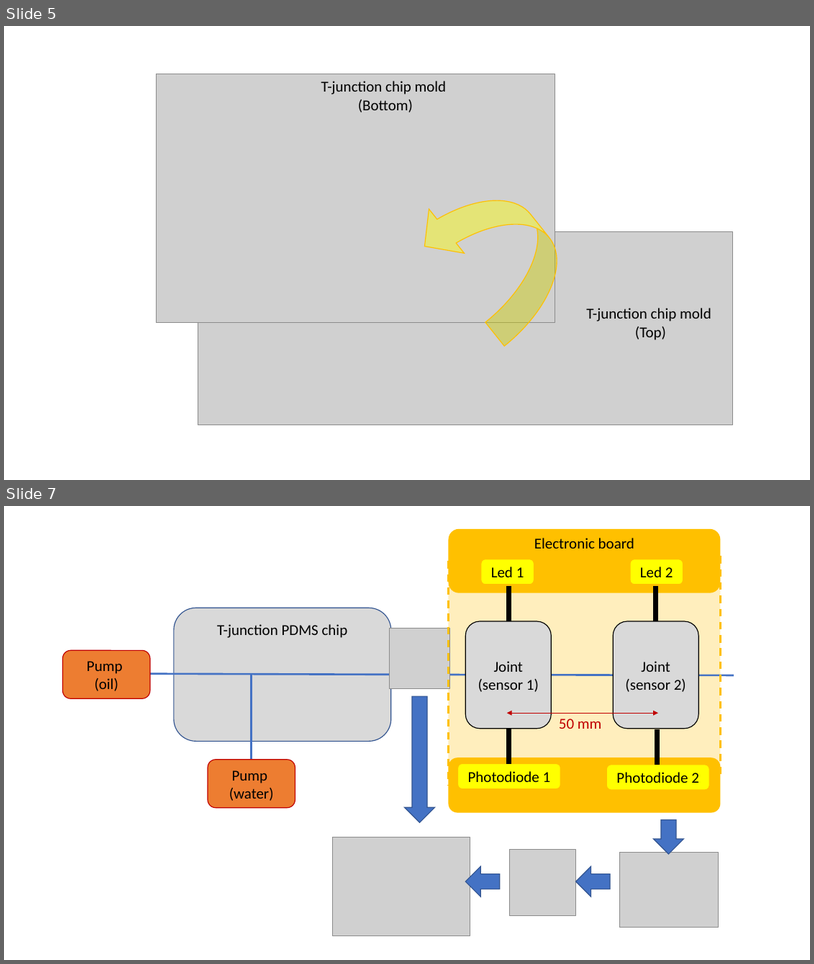
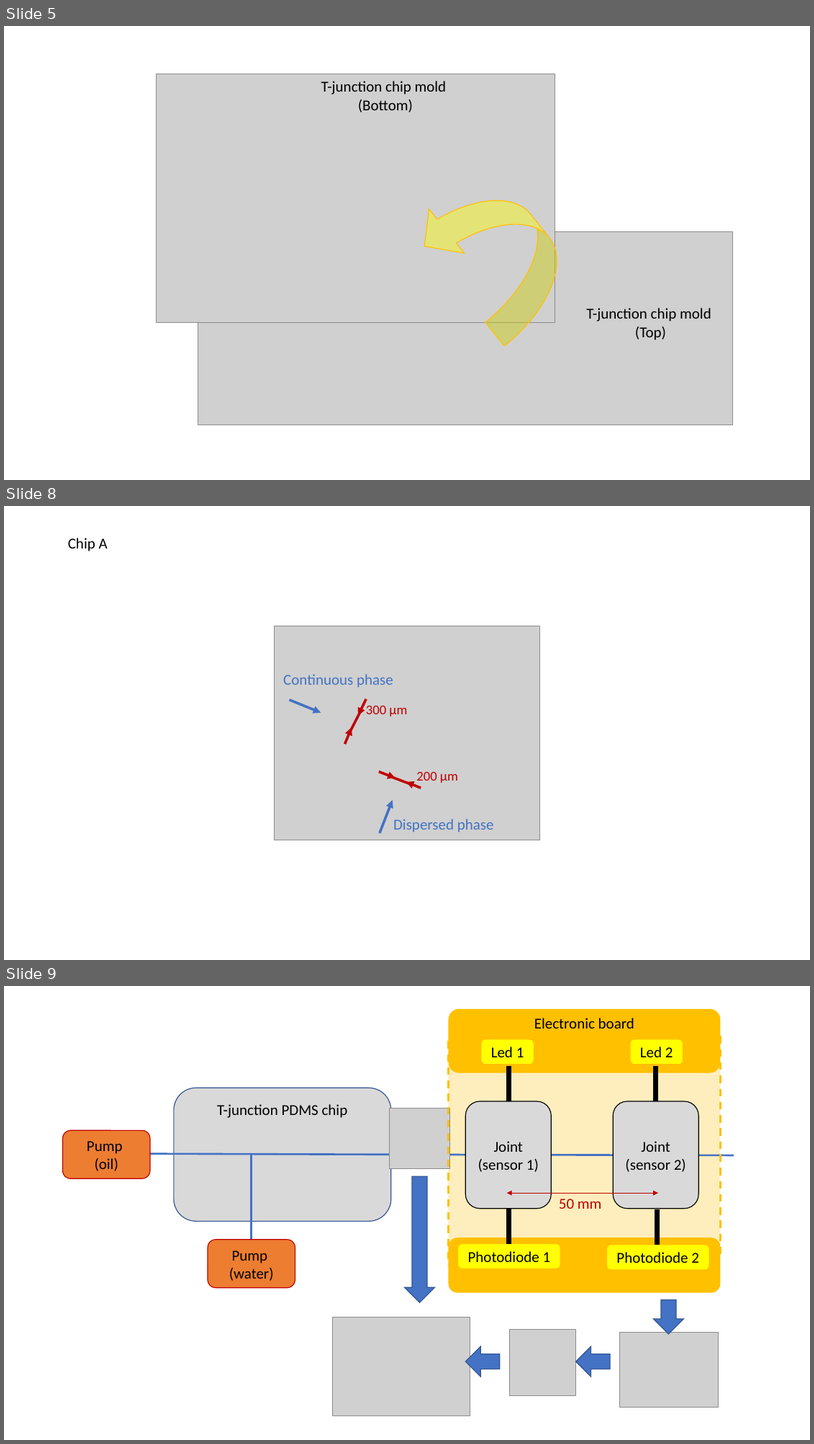
Before and after one commit to AlessandroLovo/T-junction, a slide deck: Report/Figures.pptx. Shown one above the other, each under a label of ours: slides 5 and 7 before the commit, slides 5, 8 and 9 after it; the slides between them are not shown. The pictures are 814x964 and 814x1444 pixels, drawn with LibreOffice and Linux fonts; fonts in the diff are those of the drawing; grey boxes stand for pictures. Boxes give left, top, right and bottom in pixels: in the first picture for what was removed or moved away, otherwise in the second. Text is boxed around its words. In the diff, an @@ line names an element or a change of style, - is before the commit and + after.

```diff
--- a/Report/Figures.pptx
+++ b/Report/Figures.pptx
@@ slide 8 added at (4,506,810,960), background #FFFFFF @@
@@ text added at (68,538,108,551), 18 pt, text #000000 @@
+Chip A
@@ picture added at (275,626,540,840) @@
@@ text added at (283,674,394,687), 18 pt, text #4472C4 @@
+Continuous phase
@@ arrow added from (290, 700) to (321, 713), #4472C4 3 pt @@
@@ arrow added from (366, 699) to (358, 716), #C00000 3 pt @@
@@ line added from (361, 711) to (350, 733), #C00000 3 pt @@
@@ text added at (366,705,407,716), 16 pt, text #C00000 @@
+300 µm
@@ arrow added from (345, 744) to (352, 728), #C00000 3 pt @@
@@ arrow added from (379, 772) to (396, 777), #C00000 3 pt @@
@@ line added from (411, 784) to (392, 777), #C00000 3 pt @@
@@ arrow added from (421, 788) to (406, 782), #C00000 3 pt @@
@@ text added at (417,772,458,782), 16 pt, text #C00000 @@
+200 µm
@@ arrow added from (380, 833) to (392, 800), #4472C4 3 pt @@
@@ text added at (394,818,494,832), 18 pt, text #4472C4 @@
+Dispersed phase
@@ what was slide 7 is now slide 9 @@
```
Also in this commit, not shown: 1 slide changed, 1 other slide added, 14 other files.
